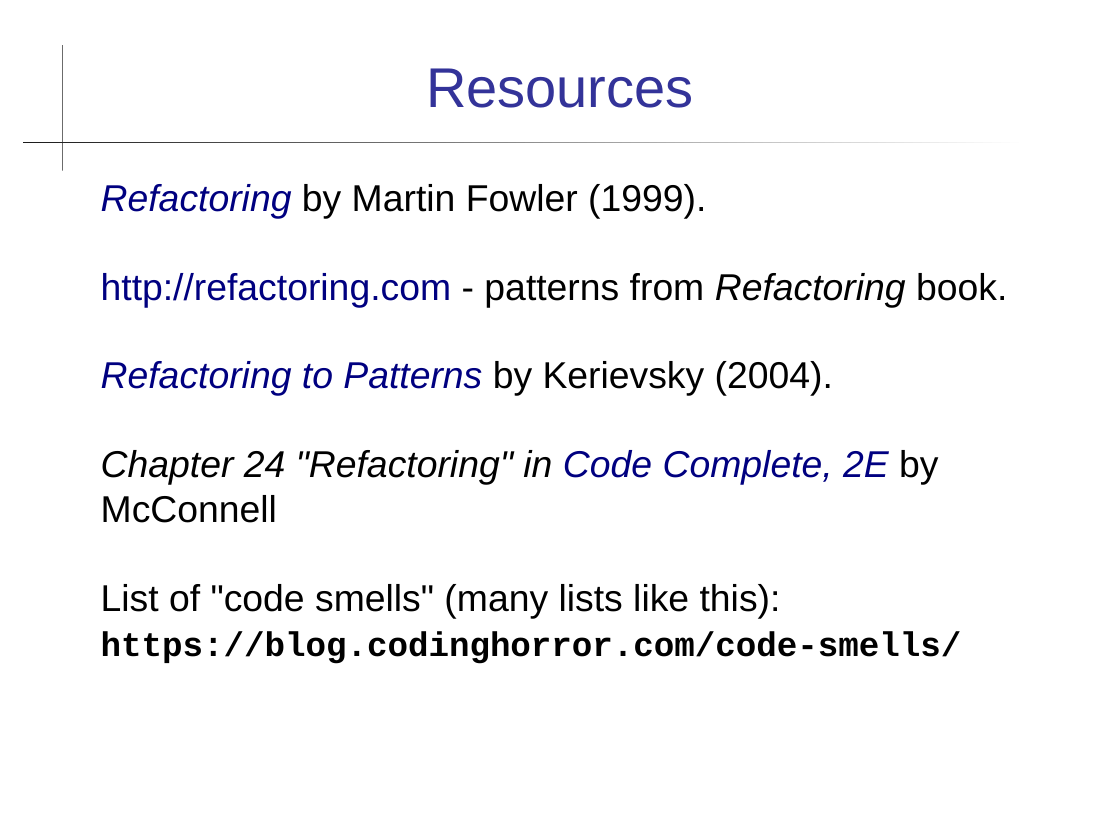
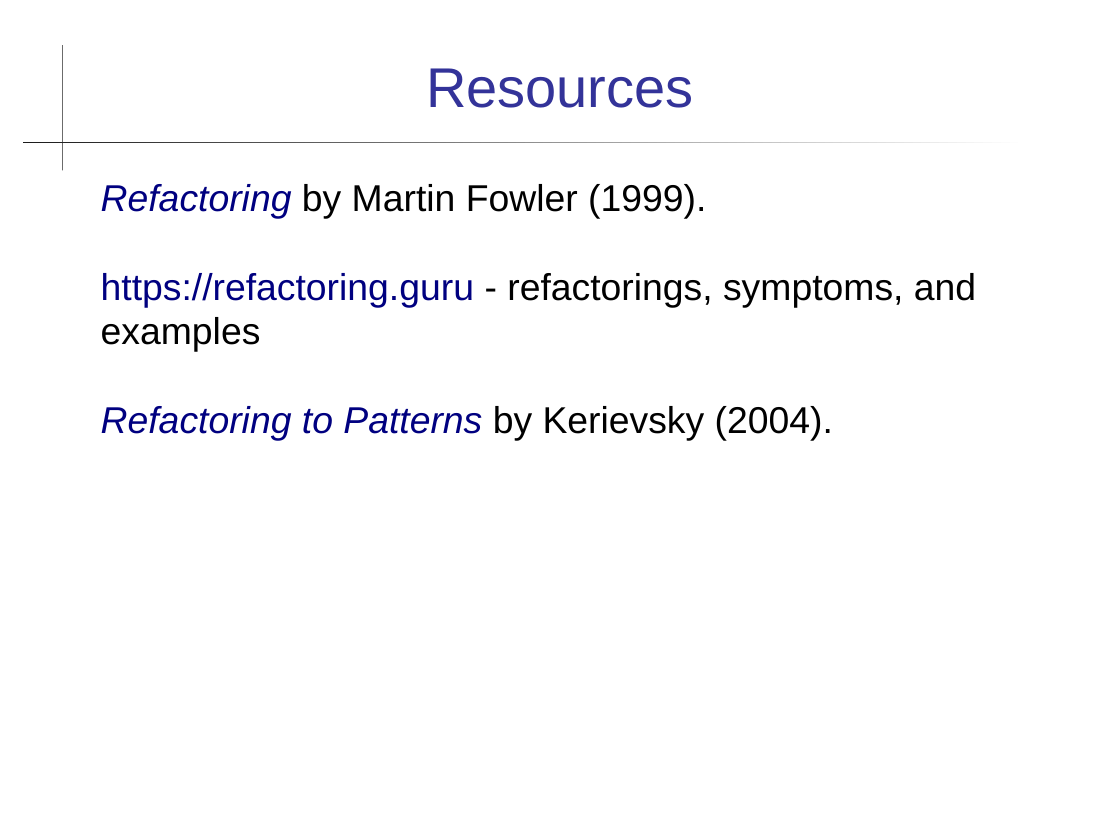
Before and after one commit to cpske/ISP, a slide deck: slide 21 of refactoring/Refactoring-Patterns.ppt. Drawn at 1120x840 pixels with LibreOffice and Linux fonts; fonts in the diff are those of the drawing. Boxes give left, top, right and bottom in pixels: in the first picture for what was removed or moved away, otherwise in the second. Text is boxed around its words. In the diff, an @@ line names an element or a change of style, - is before the commit and + after.

```diff
--- a/refactoring/Refactoring-Patterns.ppt
+++ b/refactoring/Refactoring-Patterns.ppt
@@ text at box(101, 273, 976, 352): text changed @@
-http://refactoring.com - patterns from Refactoring book.
+https://refactoring.guru - refactorings, symptoms, and examples
@@ text at box(101, 450, 962, 664): paragraphs removed @@
-Chapter 24 "Refactoring" in Code Complete, 2E by McConnell
-List of "code smells" (many lists like this): https://blog.codinghorror.com/code-smells/
```
Also in this commit, not shown: 4 other slides changed, 9 other files.
